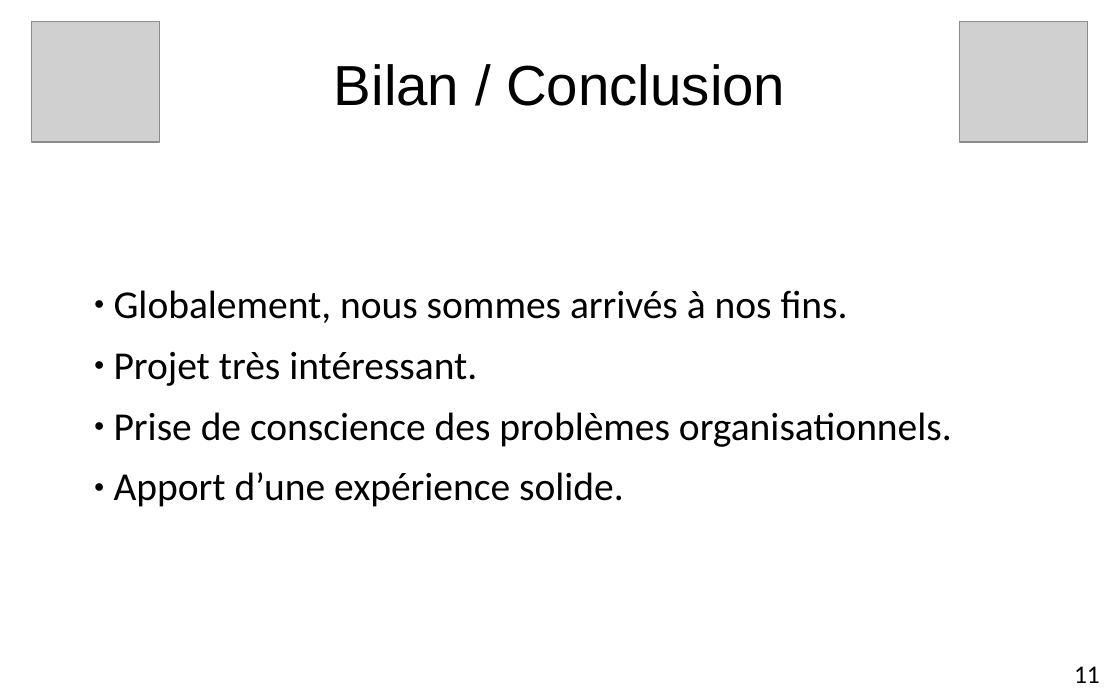
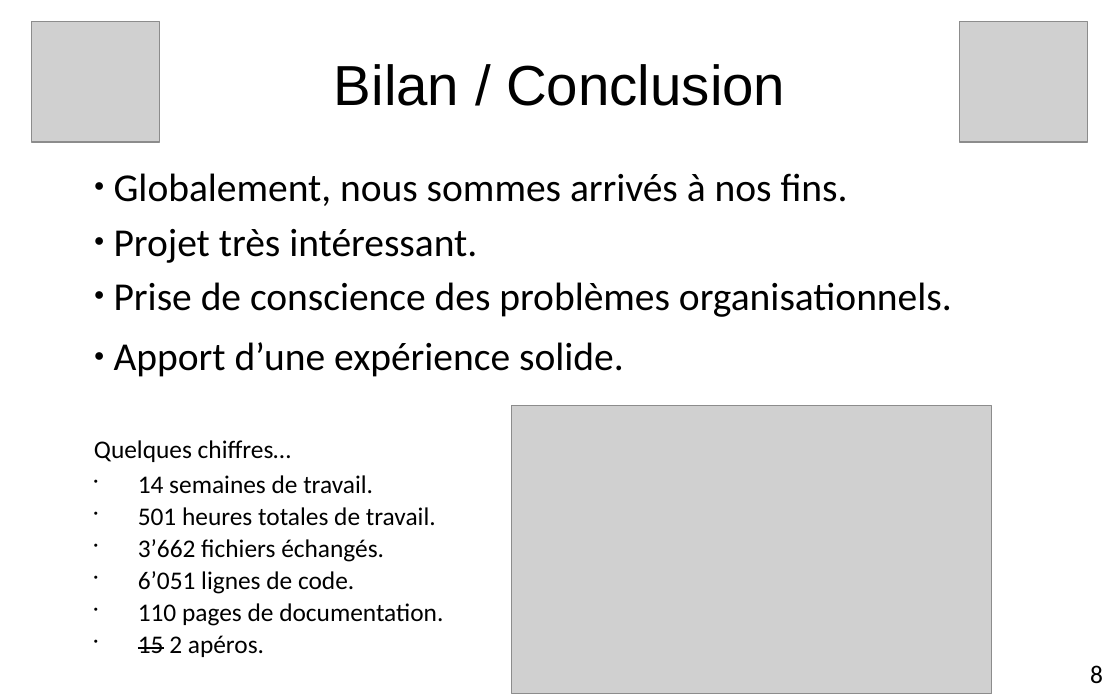
Before and after one commit to edri/ProjetChat2015, a slide deck: slide 9 of Documentation/Présentation/Projet de semestre.pptx. Drawn at 1120x700 pixels with LibreOffice and Linux fonts; fonts in the diff are those of the drawing; grey boxes stand for pictures; background and template pictures are left out. Boxes give left, top, right and bottom in pixels: in the first picture for what was removed or moved away, otherwise in the second. Text is boxed around its words. In the diff, an @@ line names an element or a change of style, - is before the commit and + after.

```diff
--- a/Documentation/Présentation/Projet de semestre.pptx
+++ b/Documentation/Présentation/Projet de semestre.pptx
@@ text "Globalement, nous sommes arrivés à ...": place and size @@
-text "Globalement, nous sommes arrivés à ..." at (114,290,952,507)
+text "Globalement, nous sommes arrivés à ..." at (94,173,952,657)
@@ text at (114,173,952,317): line spacing 0.93 to 0.8 @@
@@ picture added at (512,406,993,694) @@
@@ text at (94,440,443,657): paragraphs added @@
+Quelques chiffres…
+• 14 semaines de travail.
+• 501 heures totales de travail.
+• 3’662 fichiers échangés.
+• 6’051 lignes de code.
+• 110 pages de documentation.
+• 15 2 apéros.
@@ text removed at (1074,666,1100,683) @@
-11
@@ text added at (1090,665,1103,684), 18 pt, text #000000 @@
+8
```
Also in this commit, not shown: 3 other slides changed, 2 other files.
